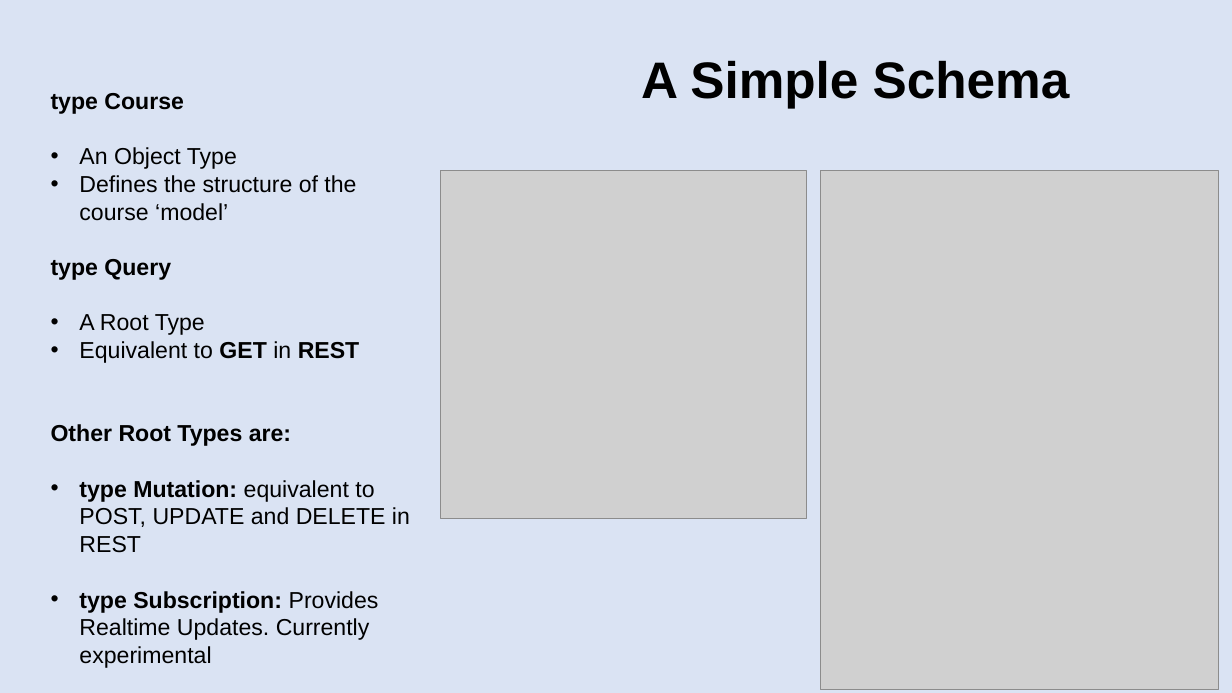
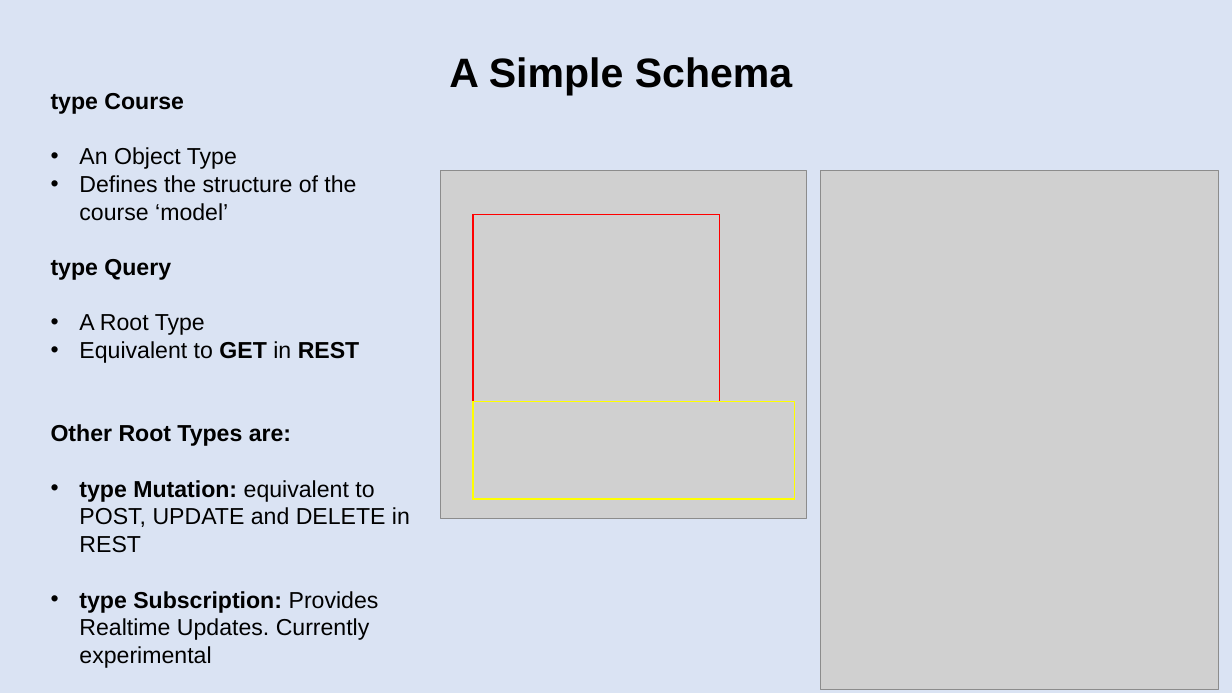
Before and after one commit to patelg123/graphql-presentation, a slide deck: slide 11 of current.pptx (slide 10 before the commit). Drawn at 1232x693 pixels with LibreOffice and Linux fonts; fonts in the diff are those of the drawing; grey boxes stand for pictures. Boxes give left, top, right and bottom in pixels: in the first picture for what was removed or moved away, otherwise in the second. Text is boxed around its words. In the diff, an @@ line names an element or a change of style, - is before the commit and + after.

```diff
--- a/current.pptx
+++ b/current.pptx
@@ title "A Simple Schema" moved from (x1=641, y1=60, x2=1070, y2=108) to (x1=449, y1=57, x2=793, y2=95) @@
@@ title "A Simple Schema" at (x1=449, y1=57, x2=793, y2=95): size 40 to 32 pt @@
@@ rectangle added at (x1=473, y1=214, x2=720, y2=402), outline #FF0000 1 pt @@
@@ rectangle added at (x1=473, y1=402, x2=795, y2=499), outline #FFFF00 1 pt @@
```
Also in this commit, not shown: 3 other slides changed, 1 other file.
